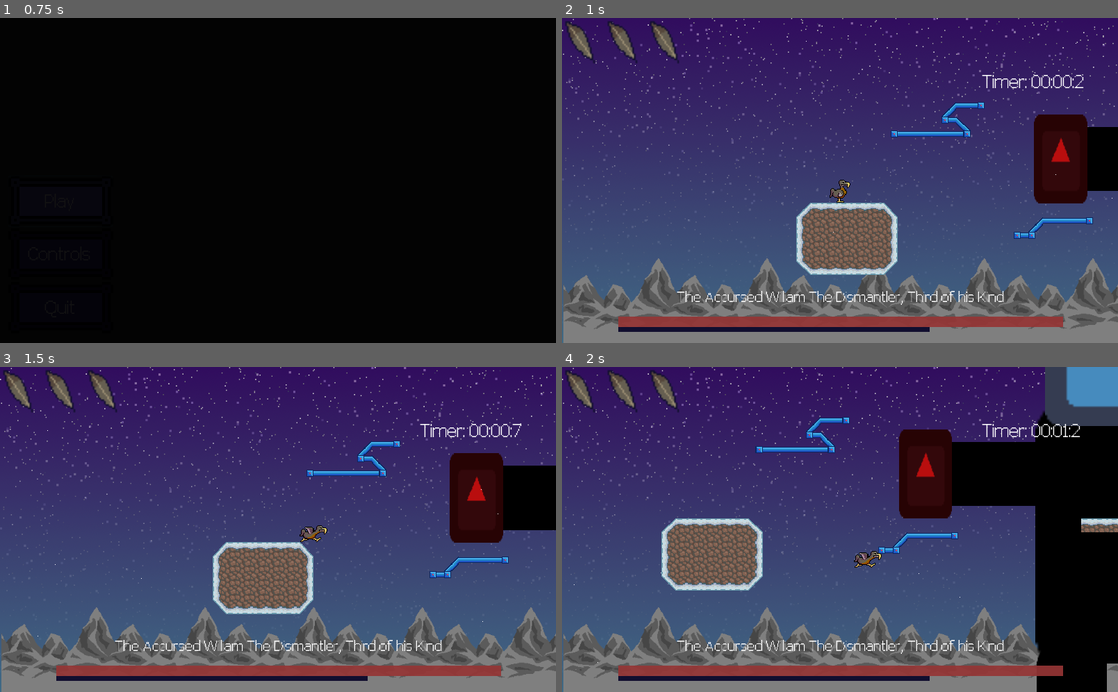
Above: before the commit, frames 1-4 (two rows, left to right).
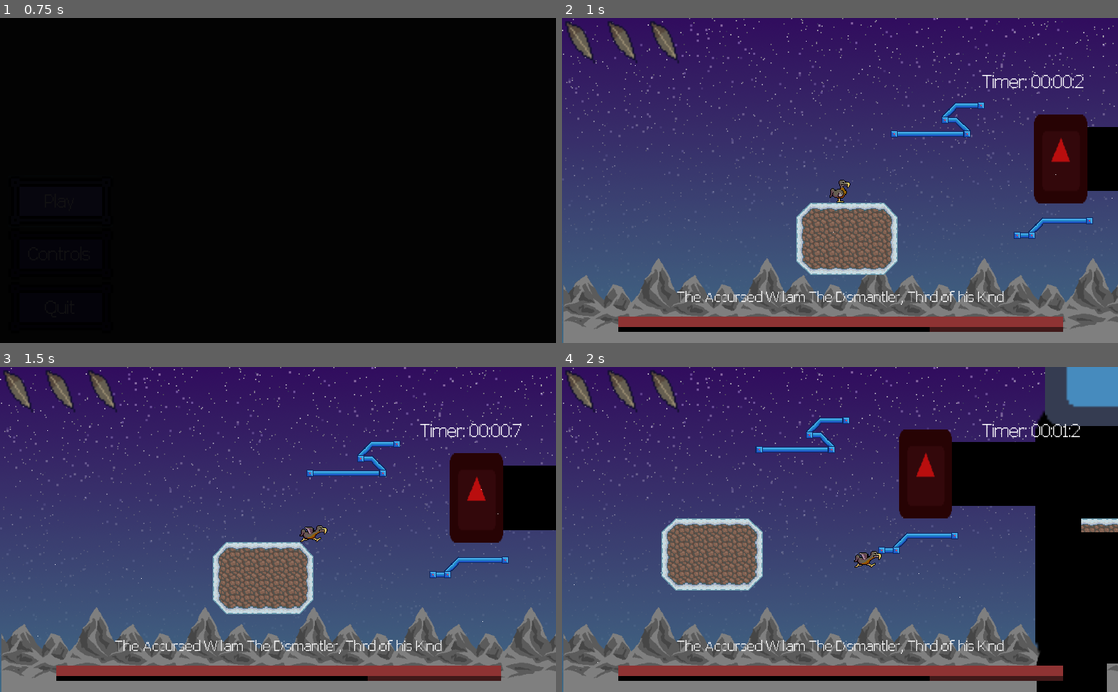
Above: after the commit, the same moments.

Repository: Struckdown/GDQ2021
Game: Godot game, scene res://MainMenu.tscn
Two runs of this game, one before a commit and one after it. Both use one fixed random seed, a clock stepped at 60 frames per second and the inputs below. The engine's default icon, where the game draws it, is replaced by a stand-in: a white triangle on a blue panel in a dark square. Sound files missing from this copy of the repository are replaced by a short silence.
Inputs:
- Up to frame 1 (0.75 s): click "Play" at 0.5 s
- Up to frame 2 (1 s): no input
- Up to frame 3 (1.5 s): hold D (right) from 1.28 s (still down); tap Shift (dash) at 1.35 s
- Up to frame 4 (2 s): keep holding D (right); tap Space (jump) at 1.52 s

Frame 1 is identical in both runs. In frame 2, 1.2% of the frame differs, in the area x 10-91%, y 95-97%; in frame 3, 1.2%; in frame 4, 1.2%.

Commit message:
finished health make up

Diff:
--- a/Mechs/BossHp.tscn
+++ b/Mechs/BossHp.tscn
@@ -1,9 +1,10 @@
-[gd_scene load_steps=6 format=2]
+[gd_scene load_steps=7 format=2]
 
 [ext_resource path="res://UI/under.png" type="Texture" id=1]
 [ext_resource path="res://Mechs/BossHp.gd" type="Script" id=2]
 [ext_resource path="res://Font/PixelFJVerdana12pt.ttf" type="DynamicFontData" id=3]
 [ext_resource path="res://UI/over.png" type="Texture" id=4]
+[ext_resource path="res://UI/background.png" type="Texture" id=5]
 
 [sub_resource type="DynamicFont" id=1]
 extra_spacing_top = 2
@@ -40,8 +41,10 @@
 margin_bottom = 99.0
 size_flags_vertical = 3
 value = 100.0
-texture_under = ExtResource( 1 )
+texture_under = ExtResource( 5 )
+texture_over = ExtResource( 1 )
 texture_progress = ExtResource( 4 )
-tint_over = Color( 0.960784, 0.211765, 0.211765, 1 )
+tint_under = Color( 0.254902, 0.101961, 0.101961, 1 )
+tint_over = Color( 0, 0, 0, 1 )
 tint_progress = Color( 0.584314, 0.211765, 0.211765, 0.92549 )
 nine_patch_stretch = true
Binary file added: UI/background.png
Not shown, added: UI/background.png.import
